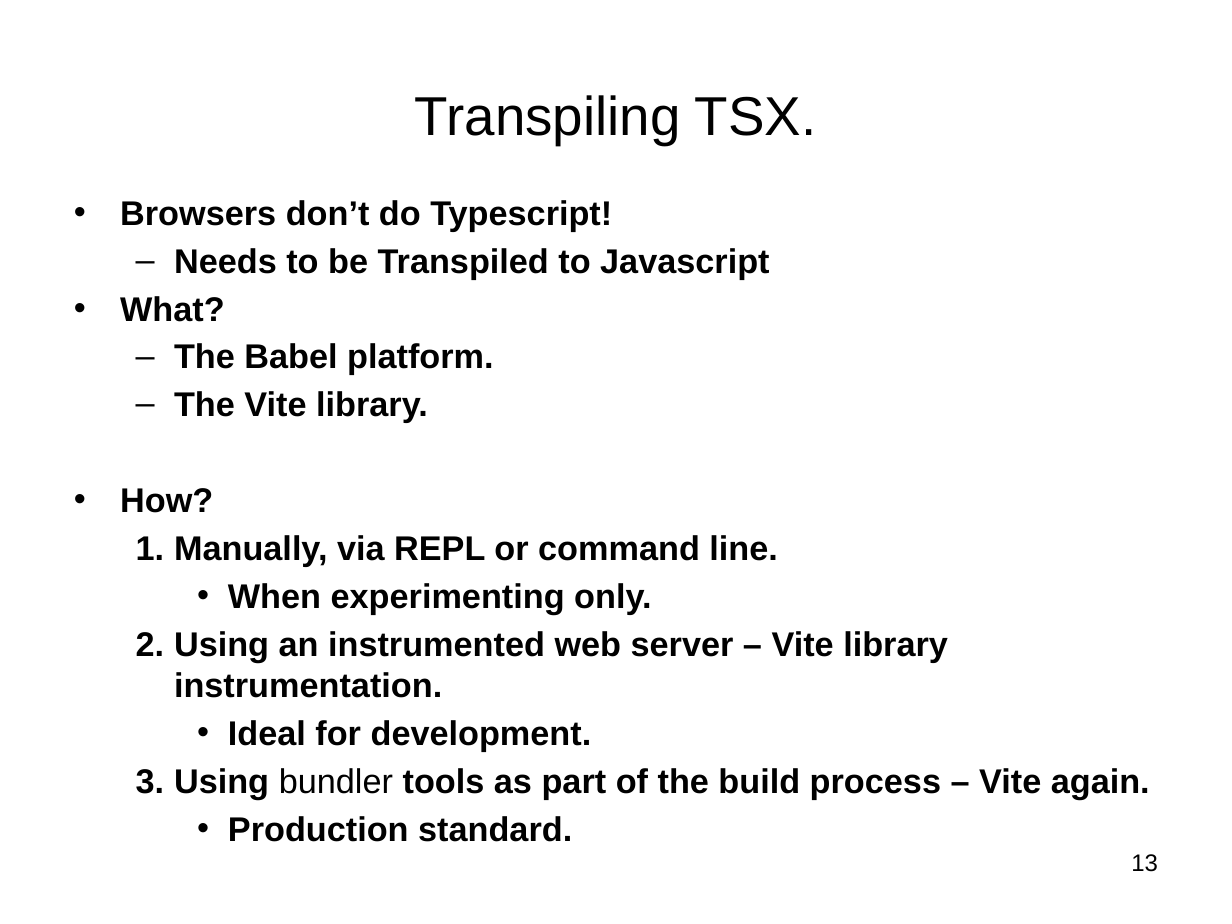
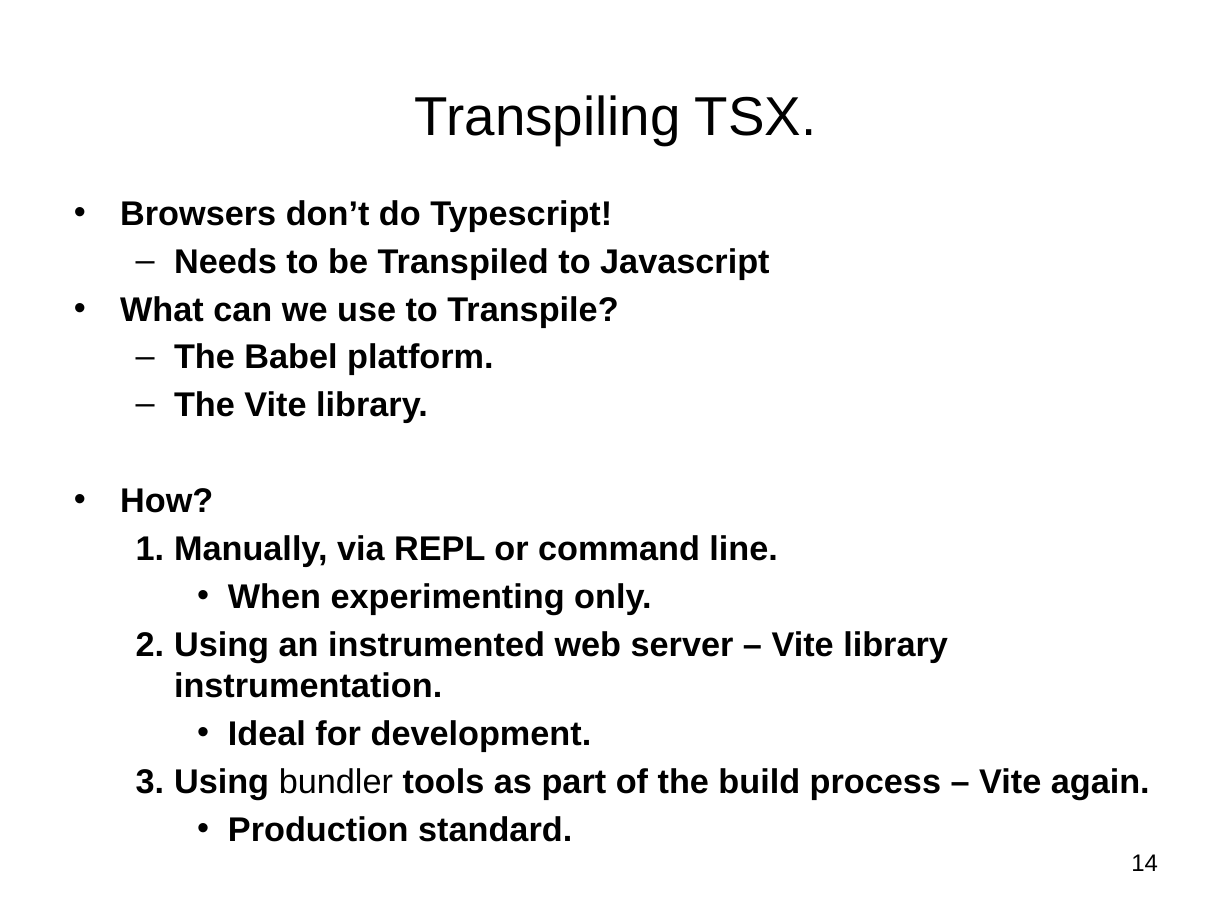
Before and after one commit to diarmuidoconnor/ewd-module-2025, a slide deck: slide 14 of topic04/talk-1/ReactJS_01.pptx (slide 13 before the commit). Drawn at 1232x924 pixels with LibreOffice and Linux fonts; fonts in the diff are those of the drawing. Boxes give left, top, right and bottom in pixels: in the first picture for what was removed or moved away, otherwise in the second. Text is boxed around its words. In the diff, an @@ line names an element or a change of style, - is before the commit and + after.

```diff
--- a/topic04/talk-1/ReactJS_01.pptx
+++ b/topic04/talk-1/ReactJS_01.pptx
@@ text at (x1=120, y1=296, x2=618, y2=327): text changed @@
-• What?
+• What can we use to Transpile?
@@ page number at (x1=1131, y1=854, x2=1158, y2=871): text changed @@
-13
+14
```
Also in this commit, not shown: 4 other slides changed, 1 slide added, 7 slides removed, 2 other files.
